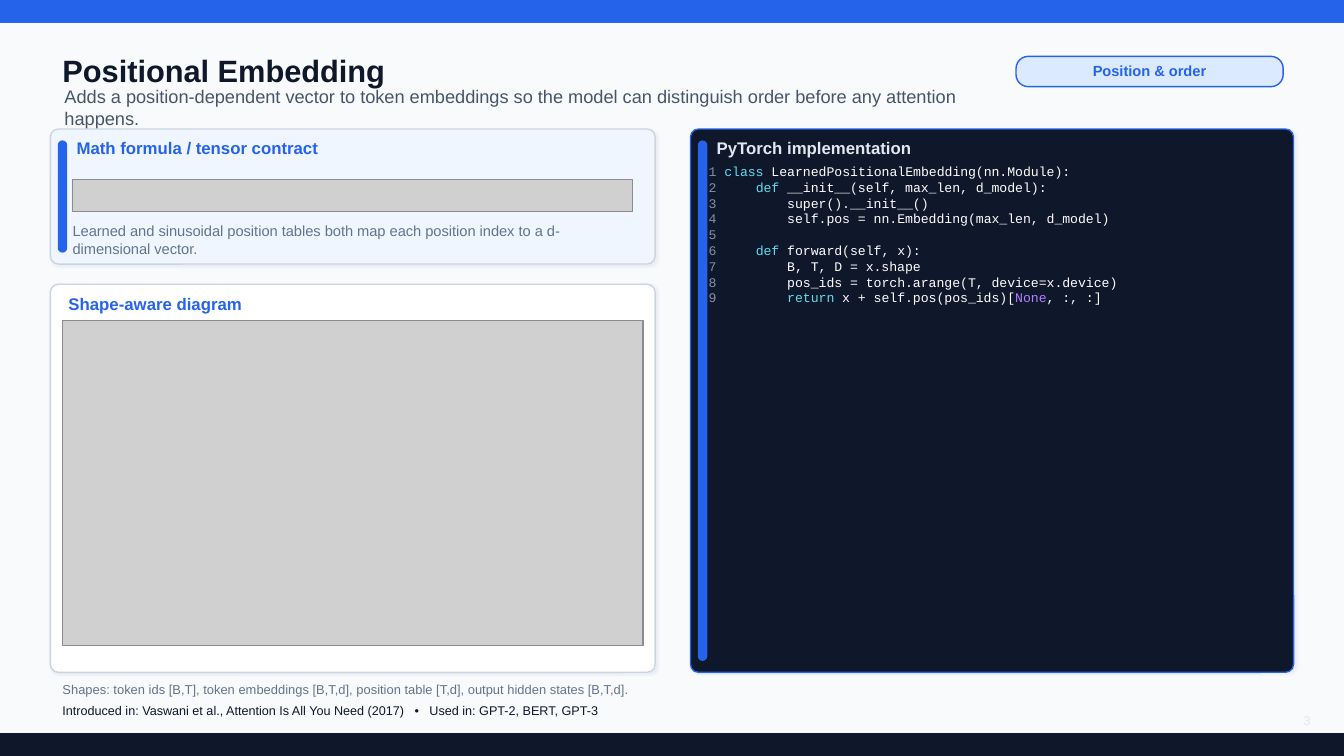
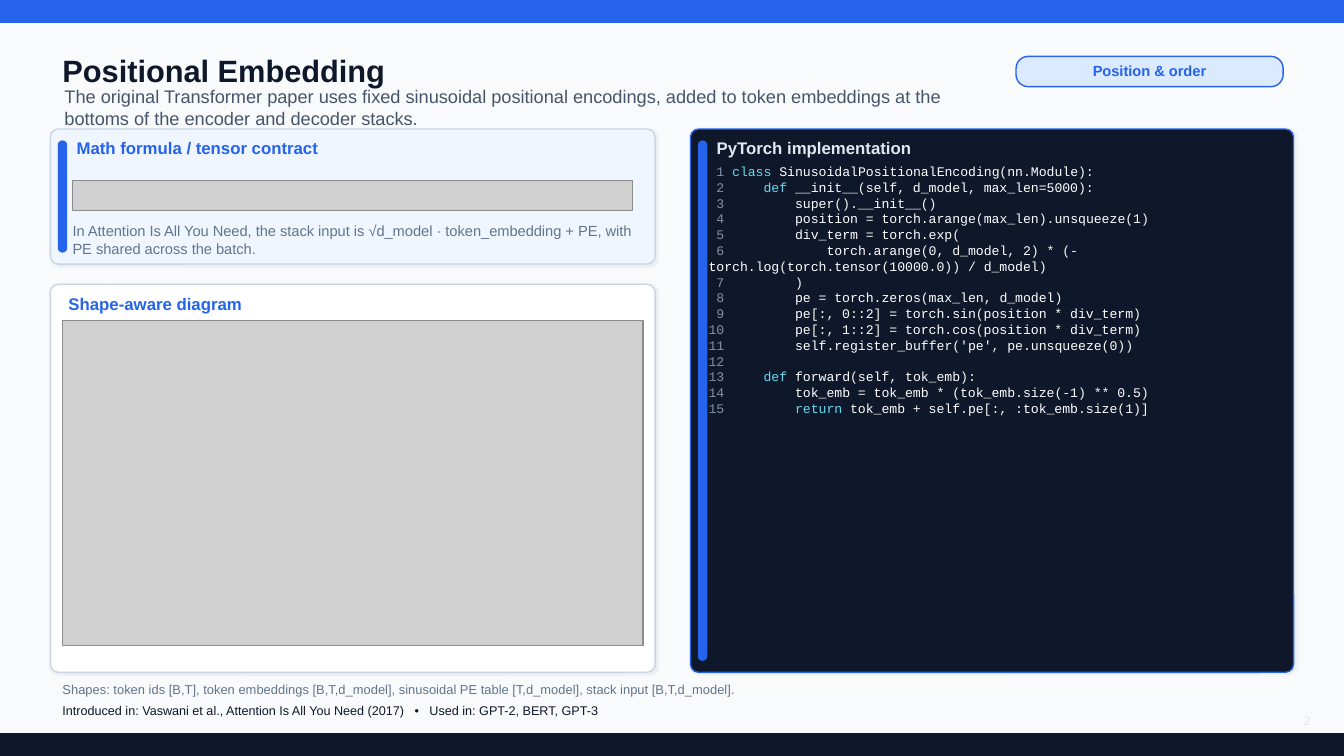
Before and after one commit to ykaitao/AI-ML-Hands-on, a slide deck: slide 2 of lecture_notes/.llms_deck_work/LLMs.pptx (slide 3 before the commit). Drawn at 1344x756 pixels with LibreOffice and Linux fonts; fonts in the diff are those of the drawing; grey boxes stand for pictures. Boxes give left, top, right and bottom in pixels: in the first picture for what was removed or moved away, otherwise in the second. Text is boxed around its words. In the diff, an @@ line names an element or a change of style, - is before the commit and + after.

Commit message:
PPT updated

```diff
--- a/lecture_notes/.llms_deck_work/LLMs.pptx
+++ b/lecture_notes/.llms_deck_work/LLMs.pptx
@@ text at (x1=64, y1=90, x2=940, y2=125): text changed @@
-Adds a position-dependent vector to token embeddings so the model can distinguish order before any attention happens.
+The original Transformer paper uses fixed sinusoidal positional encodings, added to token embeddings at the bottoms of the encoder and decoder stacks.
@@ text at (x1=709, y1=167, x2=1149, y2=416): text changed @@
-1 class LearnedPositionalEmbedding(nn.Module):
-2 def __init__(self, max_len, d_model):
-3 super().__init__()
-4 self.pos = nn.Embedding(max_len, d_model)
-5
-6 def forward(self, x):
-7 B, T, D = x.shape
-8 pos_ids = torch.arange(T, device=x.device)
-9 return x + self.pos(pos_ids)[None, :, :]
+1 class SinusoidalPositionalEncoding(nn.Module):
+2 def __init__(self, d_model, max_len=5000):
+3 super().__init__()
+4 position = torch.arange(max_len).unsqueeze(1)
+5 div_term = torch.exp(
+6 torch.arange(0, d_model, 2) * (-torch.log(torch.tensor(10000.0)) / d_model)
+7 )
+8 pe = torch.zeros(max_len, d_model)
+9 pe[:, 0::2] = torch.sin(position * div_term)
+10 pe[:, 1::2] = torch.cos(position * div_term)
+11 self.register_buffer('pe', pe.unsqueeze(0))
+12
+13 def forward(self, tok_emb):
+14 tok_emb = tok_emb * (tok_emb.size(-1) ** 0.5)
+15 return tok_emb + self.pe[:, :tok_emb.size(1)]
@@ text at (x1=73, y1=225, x2=632, y2=254): text changed @@
-Learned and sinusoidal position tables both map each position index to a d-dimensional vector.
+In Attention Is All You Need, the stack input is √d_model · token_embedding + PE, with PE shared across the batch.
@@ text at (x1=62, y1=684, x2=735, y2=697): text changed @@
-Shapes: token ids [B,T], token embeddings [B,T,d], position table [T,d], output hidden states [B,T,d].
+Shapes: token ids [B,T], token embeddings [B,T,d_model], sinusoidal PE table [T,d_model], stack input [B,T,d_model].
```
Also in this commit, not shown: 1 slide added, 2 slides removed, 5 other files.
